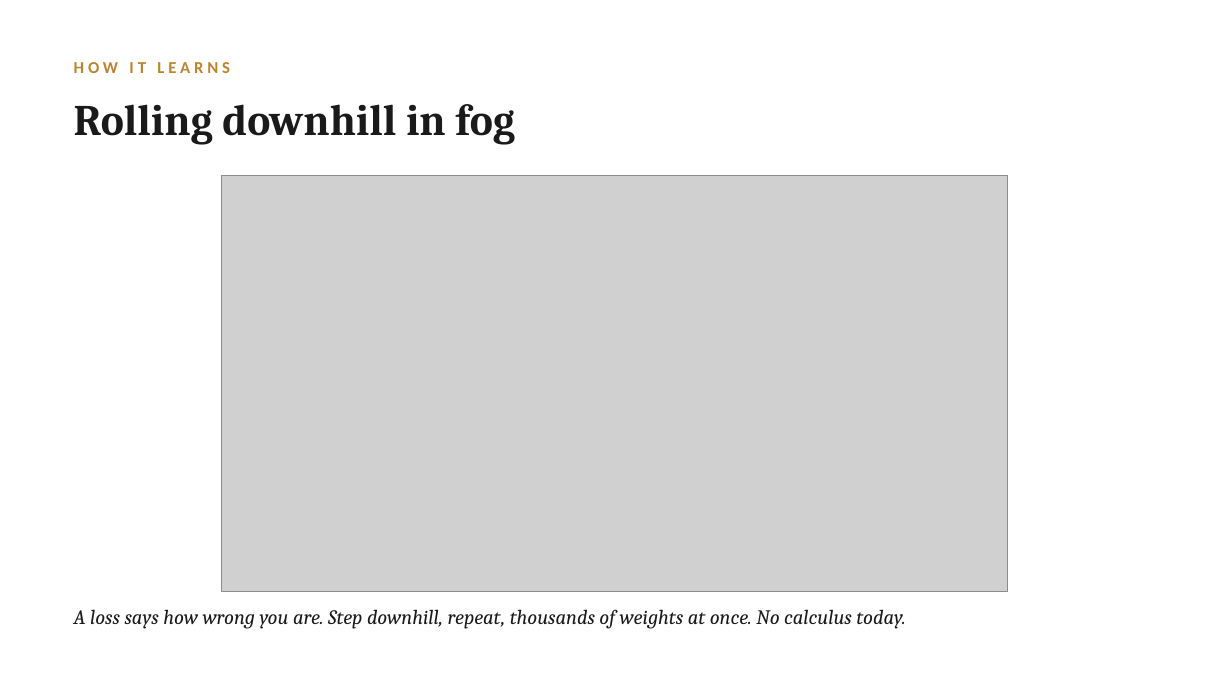
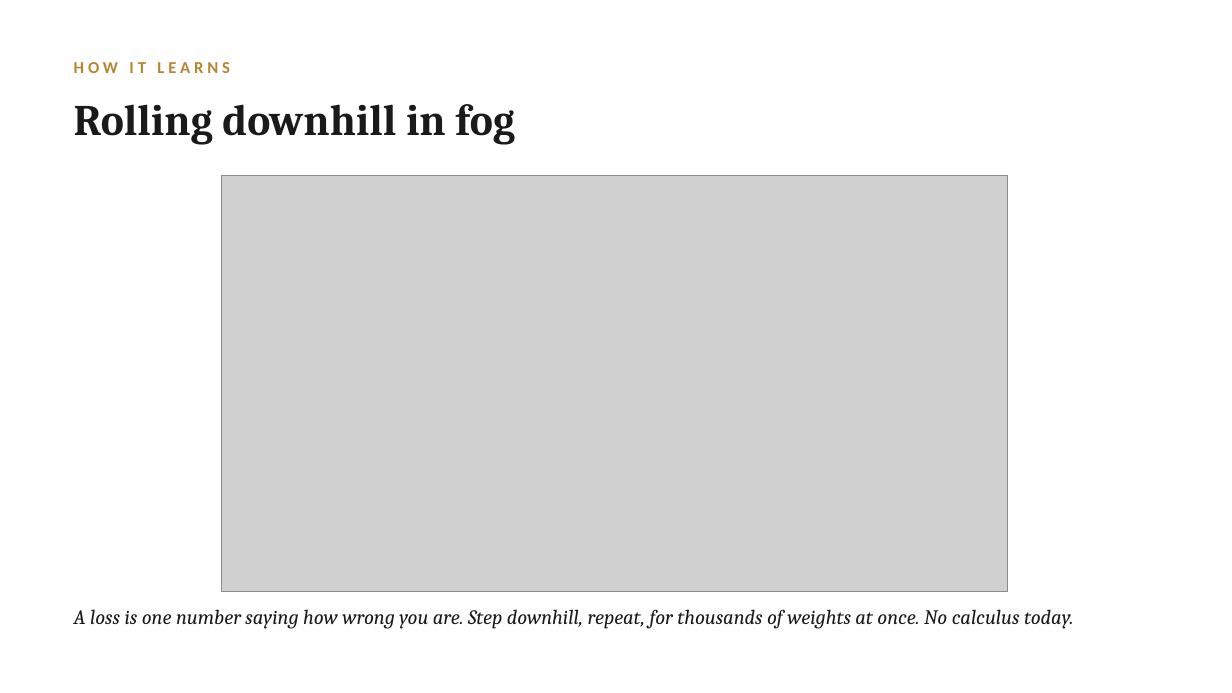
Before and after one commit to lucianli123/culture-as-data-2026, a slide deck: slide 11 of slides/week-04-lecture-draft.pptx. Drawn at 1232x693 pixels with LibreOffice and Linux fonts; fonts in the diff are those of the drawing; grey boxes stand for pictures. Boxes give left, top, right and bottom in pixels: in the first picture for what was removed or moved away, otherwise in the second. Text is boxed around its words. In the diff, an @@ line names an element or a change of style, - is before the commit and + after.

```diff
--- a/slides/week-04-lecture-draft.pptx
+++ b/slides/week-04-lecture-draft.pptx
@@ text at (74, 609, 1073, 629): text changed @@
-A loss says how wrong you are. Step downhill, repeat, thousands of weights at once. No calculus today.
+A loss is one number saying how wrong you are. Step downhill, repeat, for thousands of weights at once. No calculus today.
```
Also in this commit, not shown: 9 other slides changed, 2 other files.
